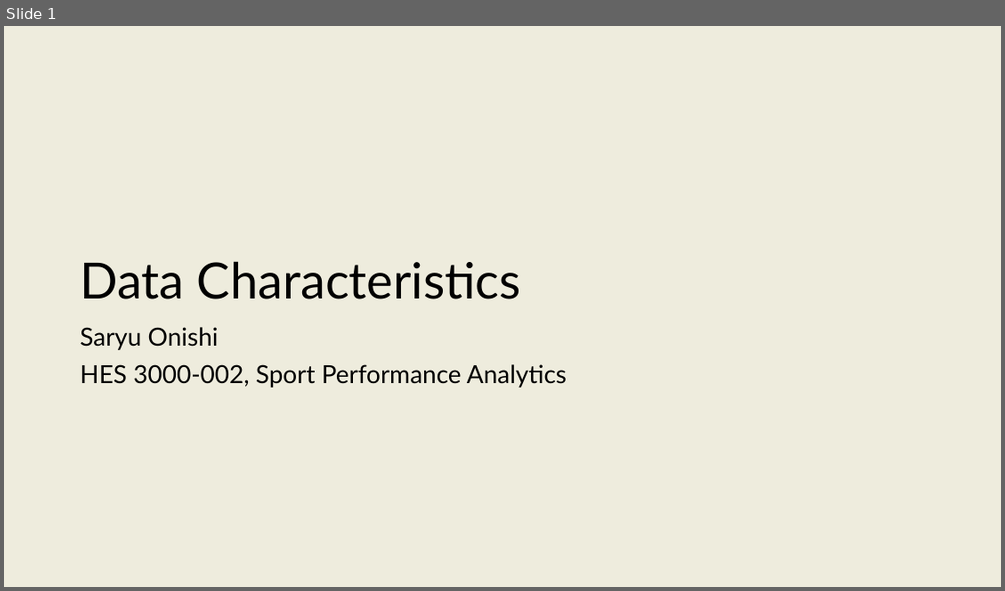
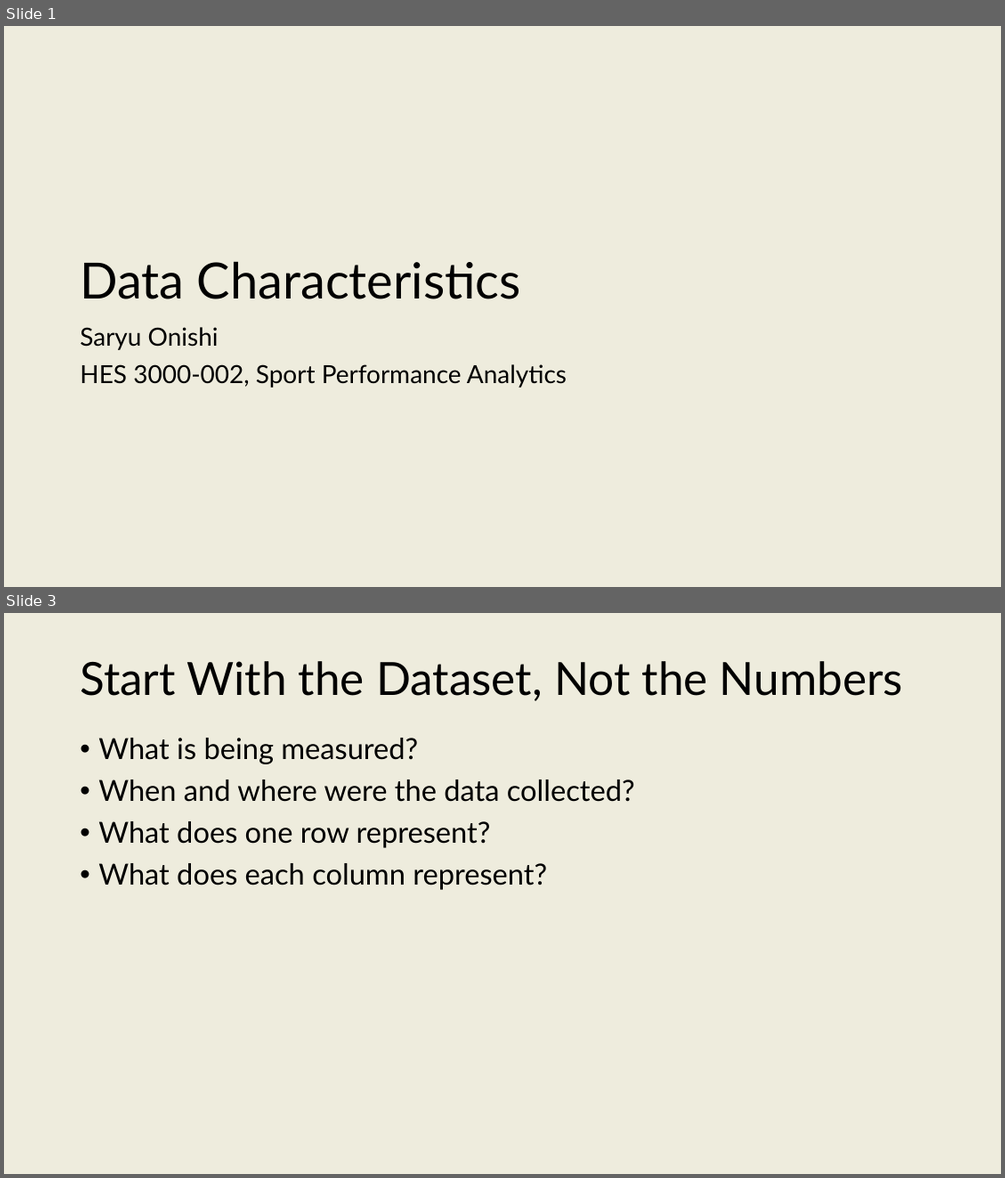
Before and after one commit to onishisaryu/HES-3000-Sports-Data-Analytics, a slide deck: pptx/Lecture6.pptx. Shown one above the other, each under a label of ours: slide 1 before the commit, slides 1 and 3 after it; the slides between them are not shown. The pictures are 1005x591 and 1005x1178 pixels, drawn with LibreOffice and Linux fonts; fonts in the diff are those of the drawing. Boxes give left, top, right and bottom in pixels: in the first picture for what was removed or moved away, otherwise in the second. Text is boxed around its words. In the diff, an @@ line names an element or a change of style, - is before the commit and + after.

```diff
--- a/pptx/Lecture6.pptx
+++ b/pptx/Lecture6.pptx
@@ slide 3 added at (4, 613, 1001, 1174), background #EEECDD @@
@@ title added at (80, 661, 903, 701), 44 pt, text #000000 @@
+Start With the Dataset, Not the Numbers
@@ text added at (98, 738, 635, 890), 28 pt, text #000000 @@
+• What is being measured?
+• When and where were the data collected?
+• What does one row represent?
+• What does each column represent?
```
Also in this commit, not shown: 1 slide changed, 28 other slides added, 3 other files.
